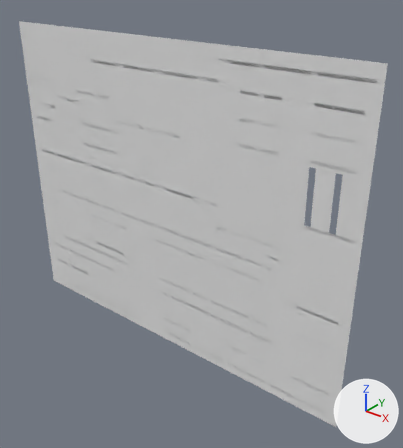
Renders of the OBJ model Assets/Tiled2Unity/Meshes/3FLR_1.0.obj from each side of a commit.
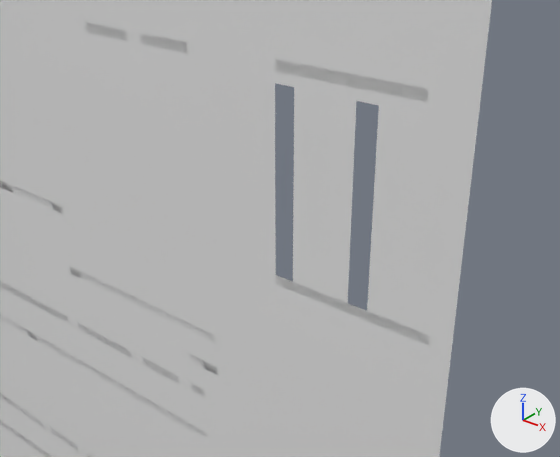
There are two pictures of each version: one whole from a 50 mm lens placed at (403.0, -1068.0, 188.0), pointed at (-491.0, 49.0, -504.0), one close up from a 50 mm lens placed at (172.0, -390.0, -103.0), pointed at (-113.0, -34.0, -324.0). Every picture has the same lights, and +X, +Y and +Z are marked at lower right. Where no turn or scale is listed for an object, it has been applied to the vertices.

Before the edit, the objects in view are built like this:
```python
me_3flr_1_0 = bpy.data.meshes.new('3FLR_1.0')
me_3flr_1_0.from_pydata(...)  # 4925 vertices, 4710 faces; spans x -1168.0..0.0, y 0.0, z -928.0..0.0
ob_3flr_1_0 = bpy.data.objects.new('3FLR_1.0', me_3flr_1_0)
ob_3flr_1_0.location = (0.0, 0.0, 0.0)
```
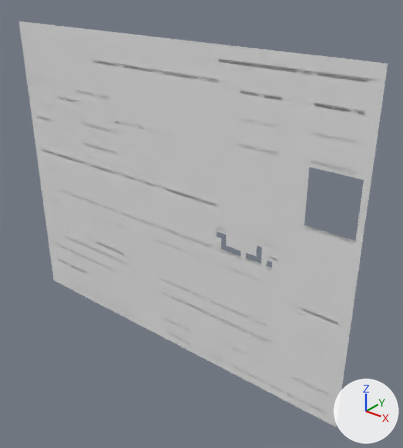
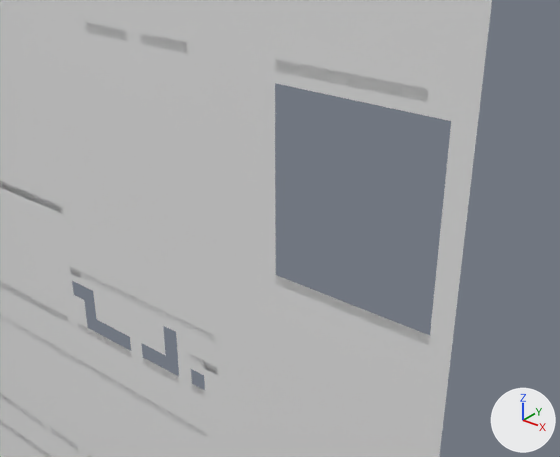
Where the change shows, as pixel boxes [x1, y1, x2, y2] in the close-ups (560 x 457 px):
part 1 of me_3flr_1_0, deleted
    before: [293, 88, 451, 335]
part 2 of me_3flr_1_0, deleted
    before: [72, 281, 205, 390]

The edits, one by one:
me_3flr_1_0 is used by ob_3flr_1_0; location (0.0, 0.0, 0.0).
me_3flr_1_0 had 4925 vertices, 4710 faces and spanned x -1168.0..0.0, y 0.0, z -928.0..0.0.
me_3flr_1_0 now has 4869 vertices, 4643 faces and spans x -1168.0..0.0, y 0.0, z -928.0..0.0.
Part 1, on me_3flr_1_0:
56 vertices are removed from x -128.0..-32.0, y 0.0, z -368.0..-256.0.
54 faces are deleted.
Part 2, on me_3flr_1_0:
13 faces are deleted.
